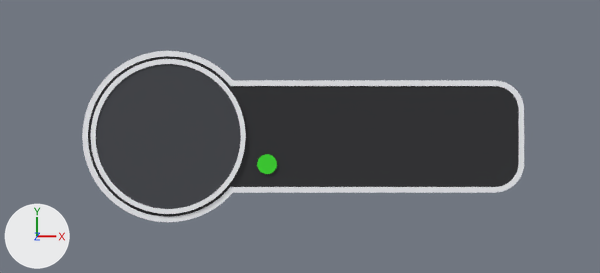
A saved change to the Blender file studio/classic.blend.
Before and after are seen from the file's camera 'Camera'. Arrows for +X, +Y and +Z are at lower left; the lights stay in place. The first picture is the older version.

In view in the first picture: 'Avatar_Back', 'Avatar_Frame', 'Plate_Body', 'Plate_Rim' and 1 more.
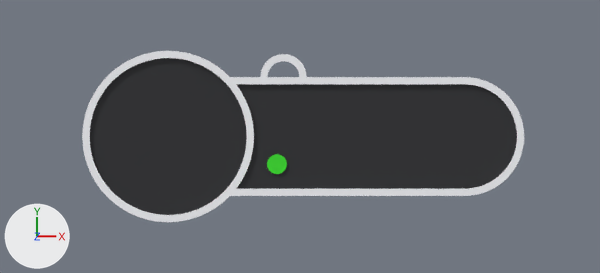
What differs and where, as boxes (x1, y1, x2, y2) in the pictures (600 x 273 px):
'Plate_Body', reshaped (35% narrower, 35% shorter)
    before: (88, 56, 519, 217)
    after: (236, 84, 517, 189)
'Avatar_Back', reshaped (8% wider, 8% taller)
    before: (96, 64, 241, 209)
    after: (90, 58, 247, 215)
'Avatar_Frame', deleted
    before: (91, 59, 246, 214)
'Hanging_Loop', added
    after: (260, 54, 307, 77)
part 3 of me_plate_rim_003, built on
    both: (85, 53, 524, 221)

The change, as a diff of the scene's bpy script:
```diff
--- a/studio/classic.blend.py
+++ b/studio/classic.blend.py
@@ mat_classic_avatar_back_material @@
+mat_classic_avatar_back_material = principled_material('classic_Avatar_Back_Material')
+mat_classic_avatar_back_material.base_color = (0.0116, 0.0123, 0.0152)  # black #1c1d21
+mat_classic_avatar_back_material.roughness = 0.72
@@ mat_classic_hanging_loop_material @@
+mat_classic_hanging_loop_material = principled_material('classic_Hanging_Loop_Material')
+mat_classic_hanging_loop_material.base_color = (0.799, 0.807, 0.839)  # white #e7e8ec
+mat_classic_hanging_loop_material.roughness = 0.72
@@ me_plate_rim_003 @@
 # used by ob_plate_rim; location = (0.0, 0.0, 0.0)
-me_plate_rim_003.from_pydata(...)  # 596 vertices, 1192 faces; spans x -66.0..68.0, y -26.0..26.0, z 0.0..3.0
-me_plate_rim_003.materials.append(mat_classic_plate_rim_material_003)  # white #e7e8ec
+me_plate_rim_003.from_pydata(...)  # 1574 vertices, 3152 faces; spans x -66.0..68.0, y -26.0..26.0, z 2.0..4.0
+# me_plate_rim_003 part 3: 596 vertices removed from x -66.0..68.0, y -26.0..26.0, z 0.0..3.0; 1574 vertices added at x -66.0..68.0, y -26.0..26.0, z 2.0..4.0
+me_plate_rim_003.materials.append(mat_classic_avatar_frame_material_004)  # white #e7e8ec
@@ me_plate_body_004 @@
 # used by ob_plate_body; location = (0.0, 0.0, 0.0)
-me_plate_body_004.from_pydata(...)  # 298 vertices, 592 faces; spans x -64.3..66.3, y -24.3..24.3, z 0.0..2.6
+me_plate_body_004.from_pydata(...)  # 324 vertices, 644 faces; spans x -19.4..65.8, y -15.8..15.8, z 2.0..2.6
+# me_plate_body_004 part 1: 298 vertices removed from x -64.3..66.3, y -24.3..24.3, z 0.0..2.6; 324 vertices added at x -19.4..65.8, y -15.8..15.8, z 2.0..2.6
 me_plate_body_004.materials.append(mat_classic_plate_body_material_004)
@@ me_avatar_back_004 @@
 # used by ob_avatar_back; location = (0.0, 0.0, 0.0)
-me_avatar_back_004.from_pydata(...)  # 192 vertices, 380 faces; spans x -62.0..-18.0, y -22.0..22.0, z 2.6..3.5
-me_avatar_back_004.materials.append(mat_classic_avatar_back_material_004)  # dark grey #383a40
+me_avatar_back_004.from_pydata(...)  # 192 vertices, 380 faces; spans x -63.8..-16.2, y -23.8..23.8, z 2.0..2.6
+# me_avatar_back_004 part 2: 192 vertices removed from x -62.0..-18.0, y -22.0..22.0, z 2.6..3.5; 192 vertices added at x -63.8..-16.2, y -23.8..23.8, z 2.0..2.6, forming a 96-sided cylinder along z
+me_avatar_back_004.materials.append(mat_classic_avatar_back_material)  # black #1c1d21
@@ me_hanging_loop @@
+me_hanging_loop.from_pydata(...)  # 260 vertices, 516 faces; spans x -12.0..2.0, y 18.0..25.0, z 0.0..4.0
+me_hanging_loop.materials.append(mat_classic_hanging_loop_material)  # white #e7e8ec
@@ ob_avatar_frame @@
-ob_avatar_frame = bpy.data.objects.new('Avatar_Frame', me_avatar_frame_004)
-ob_avatar_frame.location = (0.0, 0.0, 0.0)
@@ ob_hanging_loop @@
+ob_hanging_loop = bpy.data.objects.new('Hanging_Loop', me_hanging_loop)
+ob_hanging_loop.location = (0.0, 0.0, 0.0)
```
